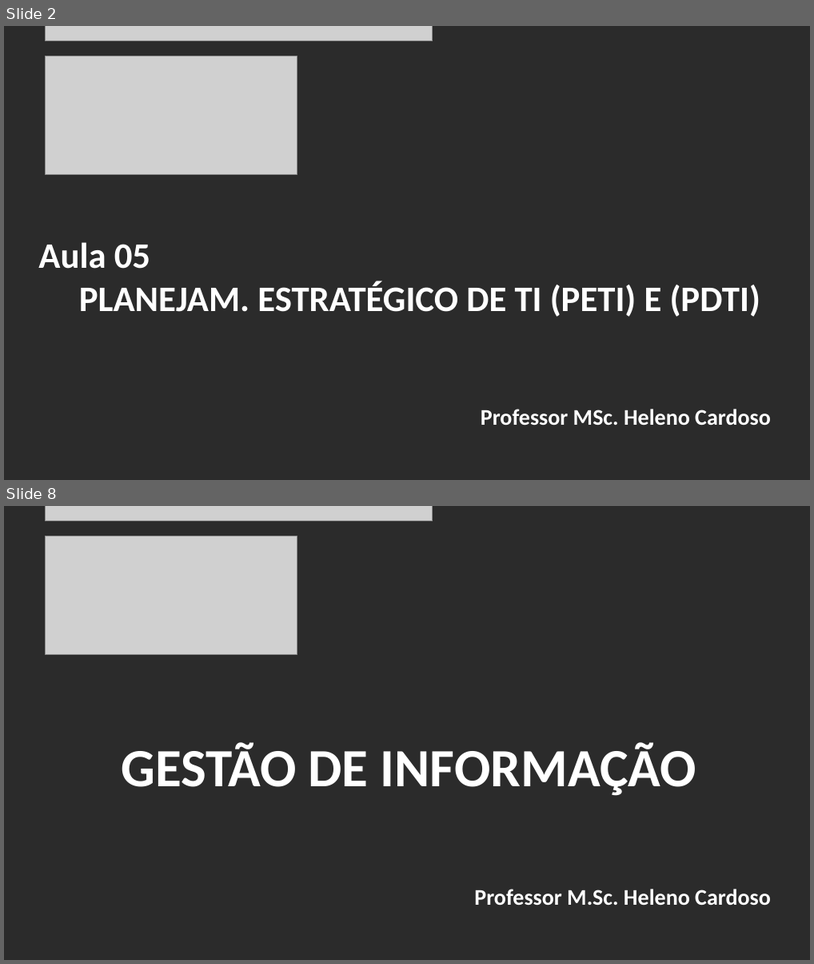
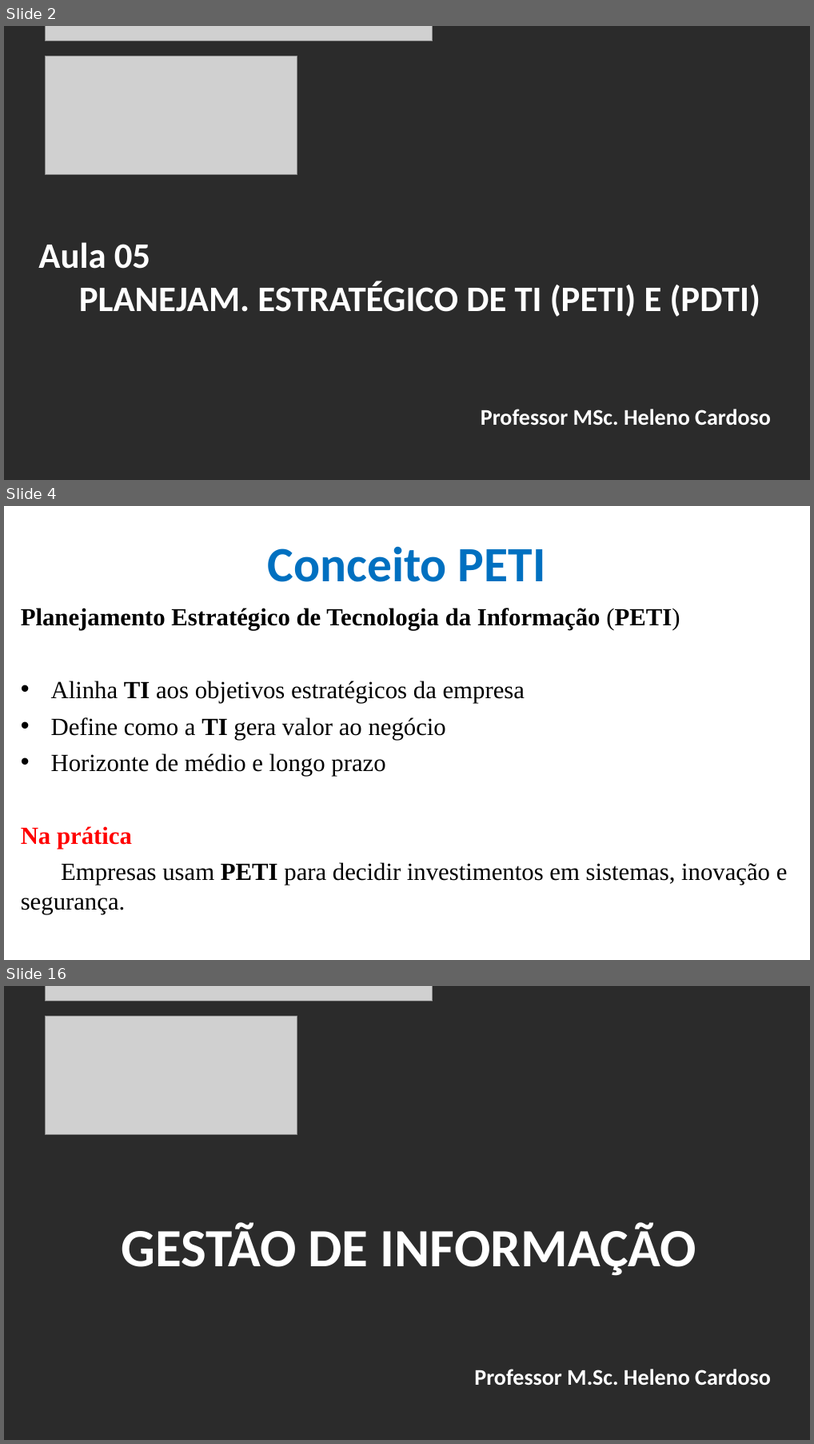
Before and after one commit to CloudEducationBrazil/GestaoInformacaoUniRuyWyden, a slide deck: 01 Classes/Aula5 - Gestão da Informação - PLANEJAMENTO ESTRATÉGICO DE TI (PETI) E PLANO DIRETOR DE TI (PDTI).pptx. Shown one above the other, each under a label of ours: slides 2 and 8 before the commit, slides 2, 4 and 16 after it; the slides between them are not shown. The pictures are 814x964 and 814x1444 pixels, drawn with LibreOffice and Linux fonts; fonts in the diff are those of the drawing; grey boxes stand for pictures; background and template pictures are left out; a plain dark background stands for a picture behind light text. Boxes give left, top, right and bottom in pixels: in the first picture for what was removed or moved away, otherwise in the second. Text is boxed around its words. In the diff, an @@ line names an element or a change of style, - is before the commit and + after.

Commit message:
Gestão de Informação Slides de Aula e Exercícios ...

```diff
--- a/01 Classes/Aula5 - Gestão da Informação - PLANEJAMENTO ESTRATÉGICO DE TI (PETI) E PLANO DIRETOR DE TI (PDTI).pptx
+++ b/01 Classes/Aula5 - Gestão da Informação - PLANEJAMENTO ESTRATÉGICO DE TI (PETI) E PLANO DIRETOR DE TI (PDTI).pptx
@@ slide 4 added at (x1=4, y1=506, x2=810, y2=960), background picture (left out) @@
@@ title added at (x1=268, y1=546, x2=546, y2=582), 44 pt, text #0070C0, bold @@
+Conceito PETI
@@ text added at (x1=21, y1=608, x2=788, y2=914), 22 pt, text #000000 @@
+Planejamento Estratégico de Tecnologia da Informação (PETI)
+• Alinha TI aos objetivos estratégicos da empresa
+• Define como a TI gera valor ao negócio
+• Horizonte de médio e longo prazo
+Na prática
+Empresas usam PETI para decidir investimentos em sistemas, inovação e segurança.
@@ what was slide 8 is now slide 16 @@
```
Also in this commit, not shown: 5 slides changed, 7 other slides added, 21 other files.
